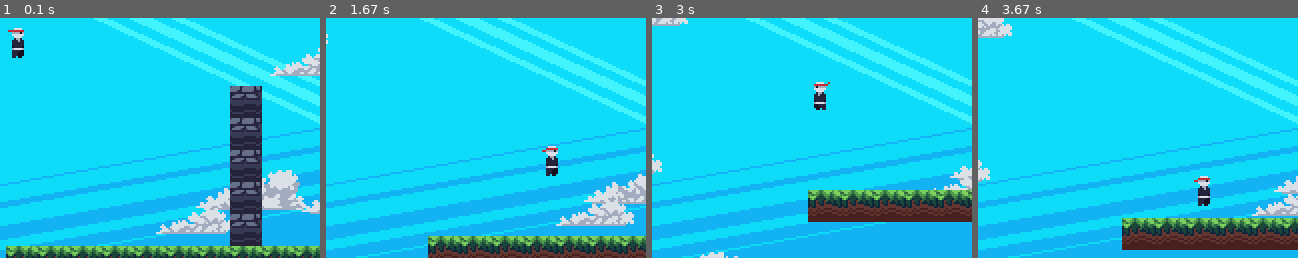
Above: before the commit, frames 1-4 (left to right).
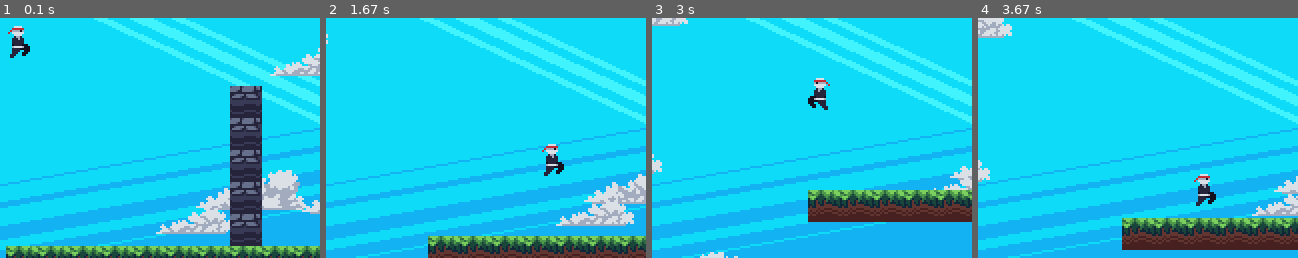
Above: after the commit, the same moments.

Repository: petesiharath/platformer_pygame
Game: pygame game, started from game.py
The game is run twice, just before and just after one commit, with the same random seed, the same clock (stepped at 60 frames per second) and the same inputs.
Inputs:
- Up to frame 1 (0.1 s): no input
- Up to frame 2 (1.67 s): hold D 0.33-0.8 s; hold W 0.83-1.13 s; hold D 1.17-1.63 s
- Up to frame 3 (3 s): hold A 1.67-2.2 s; hold A 2.23-2.63 s; hold W from 2.67 s (still down)
- Up to frame 4 (3.67 s): release W at 3.03 s; hold D from 3.07 s (still down)
The pictures show only the part of the screen within x 20-70%, y 24-74%; the shares and areas given below are measured in that part.

The runs differ from the first frame. In frame 1, 0.4% of the frame differs, in the area x 2-10%, y 3-17%; in frame 2, 0.4%; in frame 3, 0.5%, in the area x 48-56%, y 25-39%; in frame 4, 0.4%.

Commit message:
animations loaded and ran

Diff:
--- a/game.py
+++ b/game.py
@@ -1,14 +1,17 @@
 import pygame
 import sys
 
-from scripts.entities import PhysicsEntity
-from scripts.utilities import load_image, load_images
+
+from scripts.entities import PhysicsEntity, Player
+from scripts.utilities import load_image, load_images, Animation
 from scripts.tilemap import Tilemap
 from scripts.clouds import Clouds
-from scripts.utilities import Animation
+
 
 class Game:
+
     def __init__(self):
+
         pygame.init()
 
         pygame.display.set_caption("Platformer")
@@ -25,19 +28,25 @@
             "player": load_image("entities/player.png"),
             "background": load_image("background.png"),
             "clouds": load_images("clouds"),
-            "player/idle": Animation(load_images("entities/player/idle"), image_duration=6)
+            "player/idle": Animation(load_images("entities/player/idle"), image_duration=6),
+            "player/run": Animation(load_images("entities/player/run"), image_duration=4),
+            "player/jump": Animation(load_images("entities/player/jump")),
+            "player/slide": Animation(load_images("entities/player/slide")),
+            "player/wall_slide": Animation(load_images("entities/player/wall_slide"))
         }
 
         self.clouds = Clouds(self.assets["clouds"], count=16)
 
-        self.player = PhysicsEntity(self, "player", (50, 50), (8, 15))
+        self.player = Player(self, (50, 50), (8, 15))
         self.playerMovement = [0, 0]
 
         self.tilemap = Tilemap(self, tile_size=16)
 
         self.scroll = [0, 0]
 
+
     def run(self):
+
         while True:
 
             self.display.blit(self.assets["background"], (0, 0))
